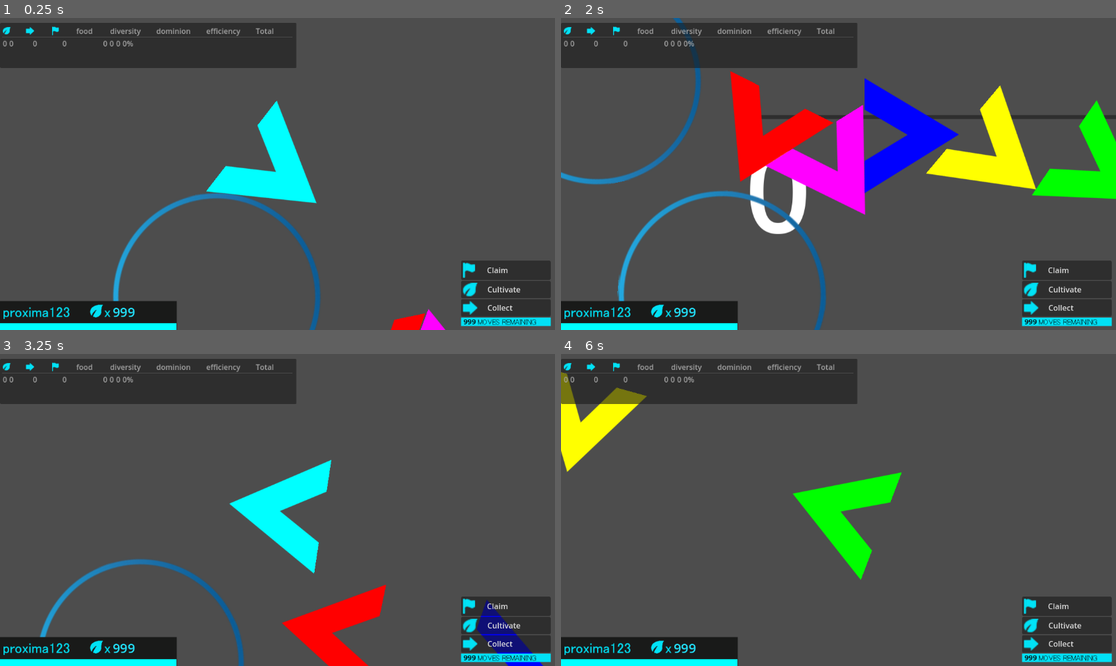
Above: before the commit, frames 1-4 (two rows, left to right).
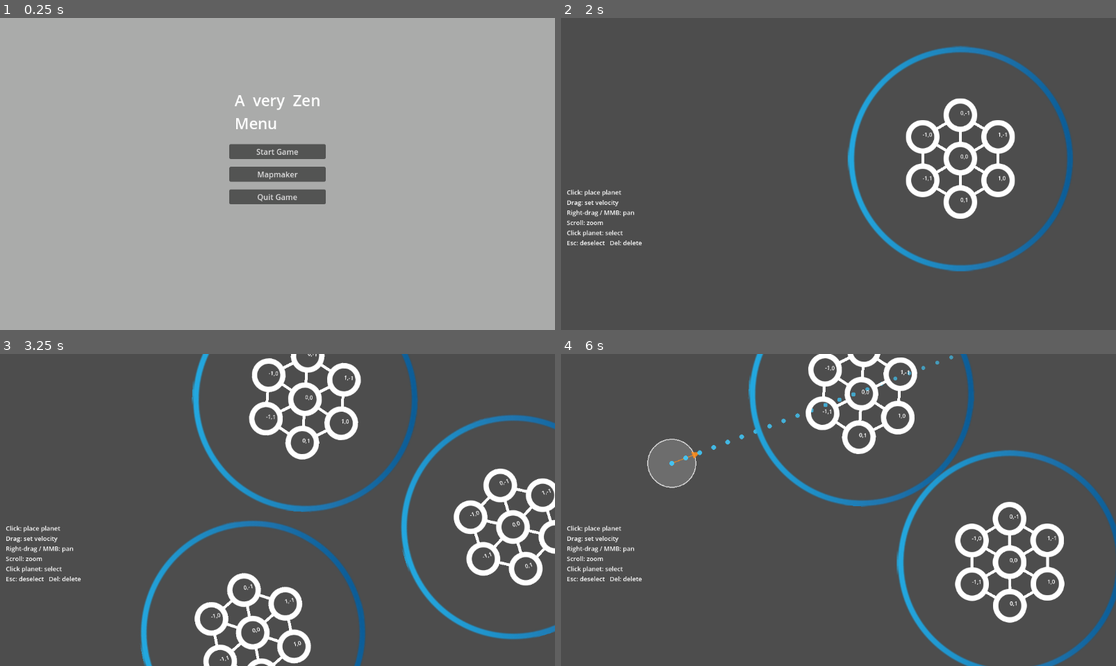
Above: after the commit, the same moments.

Repository: phyto99/Centauri
Game: Godot game, scene res://menu.tscn
Two runs of this game, one before a commit and one after it. Both use one fixed random seed, a clock stepped at 60 frames per second and the inputs below. Before the commit the project starts from res://main.tscn. Sound files missing from this copy of the repository are replaced by a short silence.
Inputs (mouse positions are in pixels of both pictures, inside the frame that each line leads up to):
- Up to frame 1 (0.25 s): no input
- Up to frame 2 (2 s): click (838, 174) at 0.5 s, where only the run after the commit has a clickable "Mapmaker"; tap Enter at 1.25 s; move the mouse to (960, 158) at 1.27 s; hold D (rotate_right) from 1.28 s (still down); tap 1 (claim) at 1.35 s; click (960, 158) at 1.42 s; tap 2 (cultivate) at 1.55 s
- Up to frame 3 (3.25 s): release D (rotate_right) at 2 s; drag from (166, 525) to (249, 572) at 2.02 s; move the mouse to (333, 441) at 2.77 s; hold D (rotate_right) from 2.78 s (still down); tap Delete at 2.85 s; click (333, 441) at 2.92 s; tap 1 (claim) at 3.05 s
- Up to frame 4 (6 s): release D (rotate_right) at 3.5 s; drag from (810, 572) to (672, 463) at 3.52 s; click (655, 438) at 4.25 s, where only the run after the commit has a clickable "Deselect [Esc]"; move the mouse to (1005, 556) at 5.02 s; hold A (rotate_left) 5.03-5.75 s; tap 3 (collect) at 5.1 s; click (1005, 556) at 5.17 s; tap Delete at 5.3 s; tap Escape at 5.65 s; drag from (672, 463) to (755, 432) at 5.77 s

The runs differ from the first frame. In frame 1, 99% of the frame differs, in the area x 0-100%, y 0-100%; in frame 2, 33%; in frame 3, 29%; in frame 4, 26%.

Commit message:
feat: add mapmaker mode with menu routing
- Menu now routes to game or mapmaker (main scene = menu.tscn)
- PlanetBuilder: editing_mode flag disables cell-click input; sprite_scene guard prevents autoload crash
- mapmaker.gd: click to place planets, drag to set velocity with 10s trajectory preview, inspector panel for cells/mass
- planet.tscn, mapmaker.tscn: new scenes for mapmaker workflow

Co-Authored-By: Claude Sonnet 4.6 <noreply@anthropic.com>

Diff:
--- a/PlanetBuilder.gd
+++ b/PlanetBuilder.gd
@@ -43,12 +43,18 @@
 
 @export var starting_position: Vector2 = Vector2(0, 0)
 @export var moves_remaining: int = 999
+@export var editing_mode: bool = false
 
 signal moves_updated(remaining)
 signal yield_updated(count)
 
 
 func _ready():
+	if not sprite_scene:
+		set_process(false)
+		set_physics_process(false)
+		set_process_input(false)
+		return
 	add_to_group("planets")
 	position = starting_position
 	setup_collision_and_outline()
@@ -441,6 +447,8 @@
 	return closest_key
 
 func _input(event):
+	if editing_mode:
+		return
 	if event is InputEventMouseButton and event.pressed and event.button_index == MOUSE_BUTTON_LEFT:
 		var global_mouse_pos = get_global_mouse_position()
 		var local_mouse_pos = to_local(global_mouse_pos)
--- /dev/null
+++ b/mapmaker.gd
@@ -0,0 +1,252 @@
+extends Node2D
+
+const VELOCITY_SCALE := 3.0
+const PREVIEW_STEPS := 60
+const PREVIEW_STEP_DT := 10.0 / 60.0
+
+@export var planet_scene: PackedScene
+
+enum State { IDLE, DRAGGING, SELECTED }
+var _state: State = State.IDLE
+
+var _drag_start: Vector2
+var _selected: Node = null
+
+var _cam: Camera2D
+var _is_panning: bool = false
+
+var _inspector: Control
+var _size_slider: HSlider
+var _mass_slider: HSlider
+
+
+func _ready() -> void:
+	_cam = Camera2D.new()
+	_cam.enabled = true
+	_cam.zoom = Vector2(0.5, 0.5)
+	add_child(_cam)
+	_build_ui()
+
+
+func _build_ui() -> void:
+	var cl := CanvasLayer.new()
+	add_child(cl)
+
+	_inspector = PanelContainer.new()
+	_inspector.position = Vector2(16, 16)
+	_inspector.custom_minimum_size = Vector2(250, 0)
+	_inspector.mouse_filter = Control.MOUSE_FILTER_STOP
+	_inspector.visible = false
+	cl.add_child(_inspector)
+
+	var margin := MarginContainer.new()
+	for side in ["margin_left", "margin_right", "margin_top", "margin_bottom"]:
+		margin.add_theme_constant_override(side, 10)
+	_inspector.add_child(margin)
+
+	var vbox := VBoxContainer.new()
+	margin.add_child(vbox)
+
+	var title := Label.new()
+	title.text = "Planet"
+	title.add_theme_font_size_override("font_size", 18)
+	vbox.add_child(title)
+	vbox.add_child(HSeparator.new())
+
+	vbox.add_child(_label("Cells"))
+	_size_slider = HSlider.new()
+	_size_slider.min_value = 1
+	_size_slider.max_value = 150
+	_size_slider.step = 1
+	_size_slider.value = 7
+	_size_slider.value_changed.connect(_on_size_changed)
+	vbox.add_child(_size_slider)
+
+	vbox.add_child(_label("Mass"))
+	_mass_slider = HSlider.new()
+	_mass_slider.min_value = 0.5
+	_mass_slider.max_value = 200.0
+	_mass_slider.step = 0.5
+	_mass_slider.value = 1.0
+	_mass_slider.value_changed.connect(_on_mass_changed)
+	vbox.add_child(_mass_slider)
+
+	var row := HBoxContainer.new()
+	vbox.add_child(row)
+
+	var del_btn := Button.new()
+	del_btn.text = "Delete  [Del]"
+	del_btn.size_flags_horizontal = Control.SIZE_EXPAND_FILL
+	del_btn.pressed.connect(_on_delete)
+	row.add_child(del_btn)
+
+	var desel_btn := Button.new()
+	desel_btn.text = "Deselect  [Esc]"
+	desel_btn.size_flags_horizontal = Control.SIZE_EXPAND_FILL
+	desel_btn.pressed.connect(_deselect)
+	row.add_child(desel_btn)
+
+	var hint_cl := CanvasLayer.new()
+	add_child(hint_cl)
+	var hint := Label.new()
+	hint.text = (
+		"Click: place planet\n"
+		+ "Drag: set velocity\n"
+		+ "Right-drag / MMB: pan\n"
+		+ "Scroll: zoom\n"
+		+ "Click planet: select\n"
+		+ "Esc: deselect   Del: delete"
+	)
+	hint.add_theme_font_size_override("font_size", 13)
+	hint.set_anchors_and_offsets_preset(Control.PRESET_BOTTOM_LEFT, Control.PRESET_MODE_MINSIZE, 12)
+	hint.offset_top -= 130
+	hint_cl.add_child(hint)
+
+
+func _label(text: String) -> Label:
+	var l := Label.new()
+	l.text = text
+	return l
+
+
+func _process(_delta: float) -> void:
+	queue_redraw()
+
+
+func _unhandled_input(event: InputEvent) -> void:
+	if event is InputEventMouseButton:
+		var mb := event as InputEventMouseButton
+		match mb.button_index:
+			MOUSE_BUTTON_WHEEL_UP:
+				_cam.zoom = (_cam.zoom * 1.12).clamp(Vector2(0.04, 0.04), Vector2(12.0, 12.0))
+			MOUSE_BUTTON_WHEEL_DOWN:
+				_cam.zoom = (_cam.zoom * 0.88).clamp(Vector2(0.04, 0.04), Vector2(12.0, 12.0))
+			MOUSE_BUTTON_RIGHT, MOUSE_BUTTON_MIDDLE:
+				_is_panning = mb.pressed
+			MOUSE_BUTTON_LEFT:
+				if mb.pressed:
+					_on_left_press()
+				else:
+					_on_left_release()
+
+	elif event is InputEventMouseMotion:
+		var mm := event as InputEventMouseMotion
+		if _is_panning:
+			_cam.position -= mm.relative / _cam.zoom
+
+	elif event is InputEventKey and event.pressed:
+		var ke := event as InputEventKey
+		if ke.keycode == KEY_ESCAPE:
+			_deselect()
+		elif ke.keycode == KEY_DELETE and _selected:
+			_on_delete()
+
+
+func _on_left_press() -> void:
+	var world := get_global_mouse_position()
+	var hit := _planet_at(world)
+	if hit:
+		_select(hit)
+	else:
+		_deselect()
+		_drag_start = world
+		_state = State.DRAGGING
+
+
+func _on_left_release() -> void:
+	if _state != State.DRAGGING:
+		return
+	var world := get_global_mouse_position()
+	var velocity := (world - _drag_start) * VELOCITY_SCALE
+	_spawn_planet(_drag_start, velocity)
+	_state = State.IDLE
+
+
+func _spawn_planet(pos: Vector2, vel: Vector2) -> void:
+	if not planet_scene:
+		push_error("MapMaker: planet_scene export not set")
+		return
+	var p: Node = planet_scene.instantiate()
+	add_child(p)
+	p.position = pos
+	p.linear_velocity = vel
+	p.editing_mode = true
+
+
+func _planet_at(world_pos: Vector2) -> Node:
+	var space := get_world_2d().direct_space_state
+	var params := PhysicsPointQueryParameters2D.new()
+	params.position = world_pos
+	params.collision_mask = 0xFFFFFFFF
+	for r in space.intersect_point(params, 8):
+		var col = r["collider"]
+		if col.is_in_group("planets"):
+			return col
+	return null
+
+
+func _select(planet: Node) -> void:
+	_selected = planet
+	_state = State.SELECTED
+	_inspector.visible = true
+	_size_slider.value = planet.current_size
+	_mass_slider.value = planet.mass
+
+
+func _deselect() -> void:
+	_selected = null
+	_state = State.IDLE
+	_inspector.visible = false
+
+
+func _on_size_changed(value: float) -> void:
+	if _selected and is_instance_valid(_selected):
+		_selected.on_slider_value_changed(value)
+
+
+func _on_mass_changed(value: float) -> void:
+	if _selected and is_instance_valid(_selected):
+		_selected.mass = value
+
+
+func _on_delete() -> void:
+	if _selected and is_instance_valid(_selected):
+		_selected.queue_free()
+	_deselect()
+
+
+func _draw() -> void:
+	var inv_z := 1.0 / _cam.zoom.x
+
+	if _selected and is_instance_valid(_selected):
+		draw_arc(_selected.position, 90.0 * inv_z, 0.0, TAU, 48,
+				Color(1.0, 0.9, 0.1, 0.9), 3.0 * inv_z)
+
+	if _state != State.DRAGGING:
+		return
+
+	var mouse_world := get_global_mouse_position()
+	var velocity := (mouse_world - _drag_start) * VELOCITY_SCALE
+	var speed := velocity.length()
+
+	draw_circle(_drag_start, 50.0 * inv_z, Color(1, 1, 1, 0.18))
+	draw_arc(_drag_start, 50.0 * inv_z, 0.0, TAU, 32, Color(1, 1, 1, 0.75), 2.0 * inv_z)
+
+	if speed > 0.5:
+		draw_line(_drag_start, mouse_world, Color(1.0, 0.55, 0.1, 0.7), 2.0 * inv_z)
+		var dir := (mouse_world - _drag_start).normalized()
+		var perp := dir.rotated(PI * 0.5)
+		var tip := mouse_world
+		var ah := 16.0 * inv_z
+		draw_colored_polygon(PackedVector2Array([
+			tip,
+			tip - dir * ah + perp * ah * 0.5,
+			tip - dir * ah - perp * ah * 0.5,
+		]), Color(1.0, 0.55, 0.1, 0.85))
+
+	for i in range(PREVIEW_STEPS):
+		var t := i * PREVIEW_STEP_DT
+		var pt := _drag_start + velocity * t
+		var alpha := (1.0 - float(i) / PREVIEW_STEPS) * 0.9
+		var radius: float = lerp(5.0, 2.0, float(i) / PREVIEW_STEPS) * inv_z
+		draw_circle(pt, radius, Color(0.25, 0.8, 1.0, alpha))
--- /dev/null
+++ b/mapmaker.tscn
@@ -0,0 +1,8 @@
+[gd_scene load_steps=3 format=3 uid="uid://o08jug7ssh01"]
+
+[ext_resource type="Script" path="res://mapmaker.gd" id="1_a2346"]
+[ext_resource type="PackedScene" uid="uid://cqgo47qm0s8bk" path="res://planet.tscn" id="2_ltsdg"]
+
+[node name="MapMaker" type="Node2D"]
+script = ExtResource("1_a2346")
+planet_scene = ExtResource("2_ltsdg")
--- a/menu.gd
+++ b/menu.gd
@@ -1,10 +1,8 @@
 extends Control
 
 func _ready():
-	# Connect the start button signal
 	$VBoxContainer/StartButton.pressed.connect(_on_start_button_pressed)
-
-	# Connect the quit button signal
+	$VBoxContainer/MapMakerButton.pressed.connect(_on_mapmaker_button_pressed)
 	$VBoxContainer/QuitButton.pressed.connect(_on_quit_button_pressed)
 
 	# Preload the sound effects
@@ -33,6 +31,11 @@
 	# Change to the main game scene
 	get_tree().change_scene_to_file("res://main.tscn")
 
+func _on_mapmaker_button_pressed():
+	$ButtonSound.play()
+	await $ButtonSound.finished
+	get_tree().change_scene_to_file("res://mapmaker.tscn")
+
 func _on_quit_button_pressed():
 	# Play button sound
 	$ButtonSound.play()
--- a/menu.tscn
+++ b/menu.tscn
@@ -57,6 +57,10 @@
 layout_mode = 2
 text = "Start Game"
 
+[node name="MapMakerButton" type="Button" parent="VBoxContainer"]
+layout_mode = 2
+text = "Mapmaker"
+
 [node name="QuitButton" type="Button" parent="VBoxContainer"]
 layout_mode = 2
 text = "Quit Game"
--- /dev/null
+++ b/planet.tscn
@@ -0,0 +1,13 @@
+[gd_scene load_steps=5 format=3 uid="uid://cqgo47qm0s8bk"]
+
+[ext_resource type="Script" path="res://PlanetBuilder.gd" id="1_gcnjf"]
+[ext_resource type="PackedScene" uid="uid://df6olqvpfjjub" path="res://lattice_1.tscn" id="2_s1hxf"]
+[ext_resource type="PackedScene" uid="uid://buufqgcbo6boy" path="res://claim.tscn" id="3_pmuxf"]
+[ext_resource type="PackedScene" uid="uid://cer5vhye1kl8w" path="res://cultivate.tscn" id="4_fe7vg"]
+
+[node name="Planet" type="RigidBody2D"]
+script = ExtResource("1_gcnjf")
+current_size = 7
+sprite_scene = ExtResource("2_s1hxf")
+claim_stamp_scene = ExtResource("3_pmuxf")
+cultivate_stamp_scene = ExtResource("4_fe7vg")
--- a/project.godot
+++ b/project.godot
@@ -15,7 +15,7 @@
 [application]
 
 config/name="Centauri"
-run/main_scene="res://main.tscn"
+run/main_scene="res://menu.tscn"
 run/disable_stdout=true
 config/features=PackedStringArray("4.3", "GL Compatibility")
 
